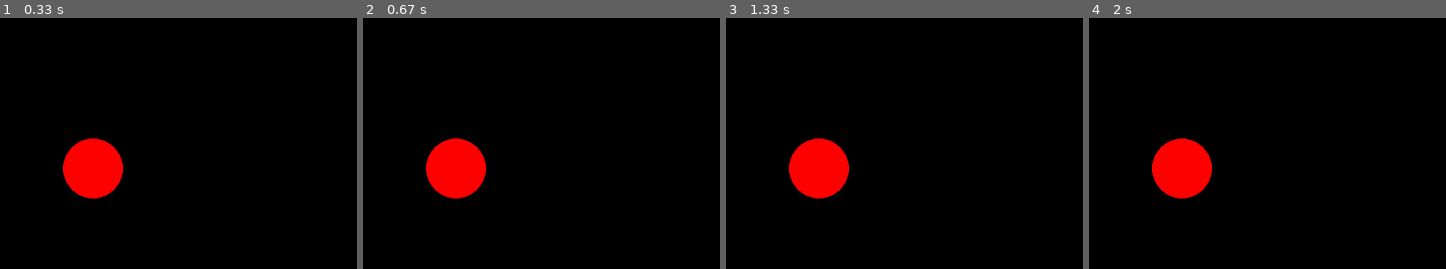
Above: before the commit, frames 1-4 (left to right).
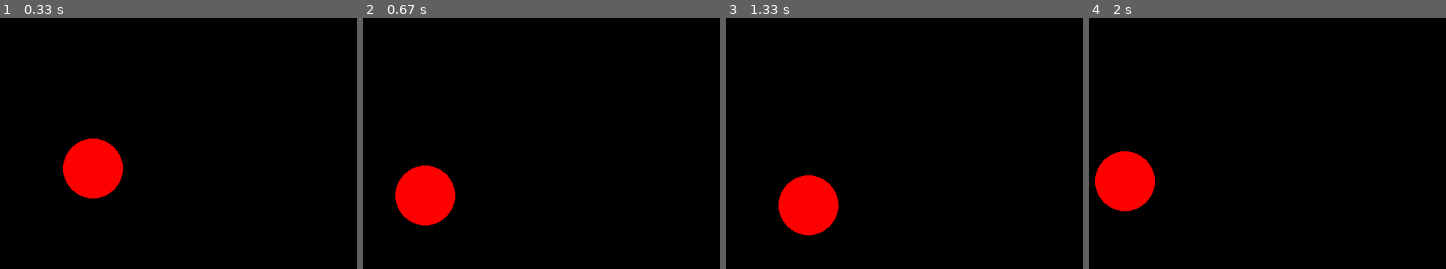
Above: after the commit, the same moments.

Repository: yoshali/course_pygame
Game: pygame game, started from less1_game.py
Same seed, same stepped clock (60 frames per second), same inputs: the game is played once before the commit and once after it.
Inputs (mouse positions are in pixels of both pictures, inside the frame that each line leads up to):
- Up to frame 1 (0.33 s): no input
- Up to frame 2 (0.67 s): press the mouse at (423, 198) at 0.37 s; move the mouse to (584, 173) at 0.47 s; release the mouse at (outside the picture) at 0.6 s
- Up to frame 3 (1.33 s): click (822, 211) at 1.22 s
- Up to frame 4 (2 s): click (outside the picture) at 1.55 s; click (outside the picture) at 1.88 s

Frame 1 is identical in both runs. In frame 2, 5.2% of the frame differs, in the area x 8-35%, y 47-83%; in frame 3, 4.9%; in frame 4, 6.4%, in the area x 1-35%, y 47-78%.

Commit message:
Change movement mechanics

Diff:
--- a/less1_game.py
+++ b/less1_game.py
@@ -28,6 +28,8 @@
 #Дельта-тайм - разница во времени в милисекундах между предыдущим и текущим кадром.
 dt = 0
 
+target_pos = pygame.Vector2(screen.get_width() / 2, screen.get_height() / 2)
+
 #Позиция игрока в формате Vector2. Теперь player.pos хранит Vector2 объект, который запоминает координаты player
 #screen.get_width() screen.get_height() получают размеры экрана
 #Чтобы игрок со старта был в центре экрана любого размера, делим эти показатели на 2
@@ -47,28 +49,23 @@
             running = False
 
         #Если событие - это нажатие кнопки мыши
-        if event.type == pygame.MOUSEBUTTONDOWN:  # Кнопка мыши нажата
-            print(f"Нажата кнопка: {event.button}")
-            # 1-левая, 2-средняя, 3-правая, 4-колесо вверх, 5-колесо вниз
-            print(f"Позиция: {event.pos}")
+        if event.type == pygame.MOUSEBUTTONDOWN and event.button == 1:  # Кнопка мыши нажата
+             target_pos = event.pos
 
-        '''if event.type == pygame.MOUSEBUTTONUP:  # Кнопка мыши отпущена
-            print(f"Отпущена кнопка: {event.button}")
-            print(f"Позиция: {event.pos}")'''
 
     #Рисуем кружок игрока
     pygame.draw.circle(screen, "red", player_pos, 40)
 
-    #Передвигаем на клавиши мыши, пока не упираемся в края экрана
-    key = pygame.key.get_pressed()
-    if key[pygame.K_w]:
-        if player_pos.y >= 300 * dt: player_pos.y -= 300 * dt
-    if key[pygame.K_s]:
-        if player_pos.y <= screen.get_height() - 300 * dt: player_pos.y += 300 * dt
-    if key[pygame.K_a]:
-        if player_pos.x >= 300 * dt: player_pos.x -= 300 * dt
-    if key[pygame.K_d]:
-        if player_pos.x <= screen.get_width() - 300 * dt: player_pos.x += 300 * dt
+    if event.type == pygame.MOUSEBUTTONUP:  # Кнопка мыши отпущена
+            print(f"Отпущена кнопка: {event.button}")
+            print(f"Позиция: {event.pos}")
+
+    if target_pos:
+        direction = (target_pos - player_pos)
+    if direction.length() < 5:
+        target_pos = None
+    else:
+        player_pos += direction.normalize() * 300 * dt
 
 
     #Отображаем изображение из буфера (все то, что расовали до этого через blit по слоям)
